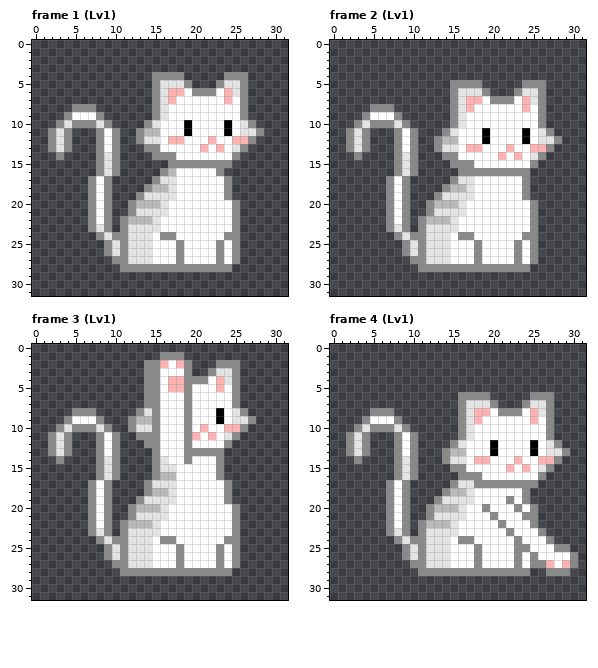
Pixel-art file -- Aseprite/Cat.aseprite. Above is the file before it was changed.
32x32 pixels, 12 frames. Colours within 5 levels of each other are drawn and written as one. Shown: frame 1 (Lv1), frame 2 (Lv1), frame 3 (Lv1), frame 4 (Lv1). The commit also changed other frames, which this record leaves out.
After the commit:
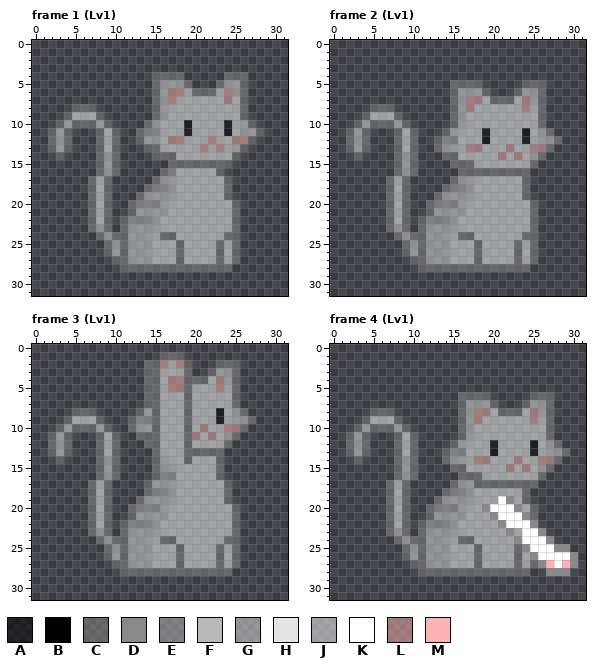
Palette (. is transparent): A #00000080  B #000000  C #89898980  D #898989  E #b9b9b980  F #b9b9b9  G #e3e3e380  H #e3e3e3  J #ffffff80  K #ffffff  L #ffb2b280  M #ffb2b2
What changed:
layer "Kity" opacity 100% -> 50%
Changed rows in their new state; - is an unchanged pixel.
Frame 1 (Lv1):
first column x 2:
 4 -------------CCCC-----CCC--
 5 -------------CGGGC---CGGC--
 6 -------------CGLLJCCCJLGC--
 7 -------------CGLJJJJJJLJC--
 8 ---CCC-------CGJJJJJJJJJC--
 9 --CJJJC------CGJJJJJJJJJC--
10 -CGCCCGC----CGJJJAJJJJAJGC-
11 CGC---CJC--CEEJJJAJJJJAJGGC
12 CGC---CJC--CGGJLLJJJLJJLLC-
13 CGC---CJC---CCJJJJJLJLJGC--
14 -C----CGC----CCCJJJJJJJC---
15 ------CGC------CCCCCCCC----
16 ------CGC-----CEJJJJJC-----
17 -----CJC-----CGGJJJJJJC----
18 -----CJC----CEEGJJJJJJC----
19 -----CJC---CGGGGJJJJJJC----
20 -----CJC--CEEEGJJJJJJJJC---
21 -----CJC--CGGGGJJJJJJJJC---
22 -----CJC-CEEEGJJJJJJJJJC---
23 -----CGC-CGGGGJJJJJJJJJC---
24 ------CGCCGGGJCCJJJJJJCC---
25 -------CGCGGGJJJCJJJJCJC---
26 -------CGCGGGJJJCJJJJCJC---
27 --------CCGGGJJJCJJJJCJC---
28 ---------CCCCCCCCCCCCCC----
Frame 2 (Lv1):
first column x 2:
 5 -------------CCCC-----CCC--
 6 -------------CGGGC---CGGC--
 7 -------------CGLLJCCCJLGC--
 8 ---CCC-------CGLJJJJJJLJC--
 9 --CJJJC------CGJJJJJJJJJC--
10 -CGCCCGC-----CGJJJJJJJJJC--
11 CGC---CJC---CGJJJAJJJJAJGC-
12 CGC---CJC--CEEJJJAJJJJAJGGC
13 CGC---CJC--CGGJLLJJJLJJLLC-
14 -C----CGC---CCJJJJJLJLJGC--
15 ------CGC----CCCJJJJJJJC---
16 ------CGC-----CCCCCCCCC----
17 -----CJC-----CGGJJJJJJC----
18 -----CJC----CEEGJJJJJJC----
19 -----CJC---CGGGGJJJJJJC----
20 -----CJC--CEEEGJJJJJJJJC---
21 -----CJC--CGGGGJJJJJJJJC---
22 -----CJC-CEEEGJJJJJJJJJC---
23 -----CGC-CGGGGJJJJJJJJJC---
24 ------CGCCGGGJCCJJJJJJCC---
25 -------CGCGGGJJJCJJJJCJC---
26 -------CGCGGGJJJCJJJJCJC---
27 --------CCGGGJJJCJJJJCJC---
28 ---------CCCCCCCCCCCCCC----
Frame 3 (Lv1):
first column x 2:
 1 --------------CCC---------
 2 ------------CCLJLC---CCC--
 3 ------------CCJJJC--CGGC--
 4 ------------CCJLLCCCJLGC--
 5 ------------CCJLLCJJJLJC--
 6 ------------CCJJJCJJJJJC--
 7 ------------CCJJJCJJJJJC--
 8 ---CCC-----CGCJJJCJJJAJGC-
 9 --CJJJC---CEECJJJCJJJAJGGC
10 -CGCCCGC--CGGCJJJCJLJJLLC-
11 CGC---CJC--CCCJJJCLJLJGC--
12 CGC---CJC---CCJJJCJJJJC---
13 CGC---CJC----CJJJCCCCC----
14 -C----CGC----CGJJCJJJC----
15 ------CGC----CGGJJJJJC----
16 ------CGC----CEEJJJJJC----
17 -----CJC----CGGGJJJJJJC---
18 -----CJC----CEEGJJJJJJC---
19 -----CJC---CGGGGJJJJJJC---
20 -----CJC--CEEEGJJJJJJJJC--
21 -----CJC--CGGGGJJJJJJJJC--
22 -----CJC-CEEEGJJJJJJJJJC--
23 -----CGC-CGGGGJJJJJJJJJC--
24 ------CGCCGGGJCCJJJJJJCC--
25 -------CGCGGGJJJCJJJJCJC--
26 -------CGCGGGJJJCJJJJCJC--
27 --------CCGGGJJJCJJJJCJC--
28 ---------CCCCCCCCCCCCCC---
Frame 4 (Lv1):
first column x 2:
 6 --------------CCCC-----CCC--
 7 --------------CGGGC---CGGC--
 8 ---CCC--------CGLLJCCCJLGC--
 9 --CJJJC-------CGLJJJJJJLJC--
10 -CGCCCGC------CGJJJJJJJJJC--
11 CGC---CJC-----CGJJJJJJJJJC--
12 CGC---CJC----CGJJJAJJJJAJGC-
13 CGC---CJC---CEEJJJAJJJJAJGGC
14 -C----CGC---CGGJLLJJJLJJLLC-
15 ------CGC----CCJJJJJLJLJGC--
16 ------CGC-----CCCJJJJJJJC---
17 -----CJC-----CGGCCCCCCCC----
18 -----CJC----CEEGJJJJJJC-----
19 -----CJC---CGGGGJJJ--JC-----
20 -----CJC--CEEEGJJ-----JC----
21 -----CJC--CGGGGJJJ-----C----
22 -----CJC-CEEEGJJJJJ---------
23 -----CGC-CGGGGJJJJJJ-J------
24 ------CGCCGGGJCCJJJJJ-------
25 -------CGCGGGJJJCJJJJC------
26 -------CGCGGGJJJCJJJJCJ-----
27 --------CCGGGJJJCJJJJCJC----
28 ---------CCCCCCCCCCCCCC-----
Where, in picture pixels (left, top, right, bottom), the same in both pictures:
changed: (48, 72, 264, 272)
changed: (346, 80, 562, 272)
changed: (48, 352, 256, 576)
changed: (346, 392, 570, 576)
